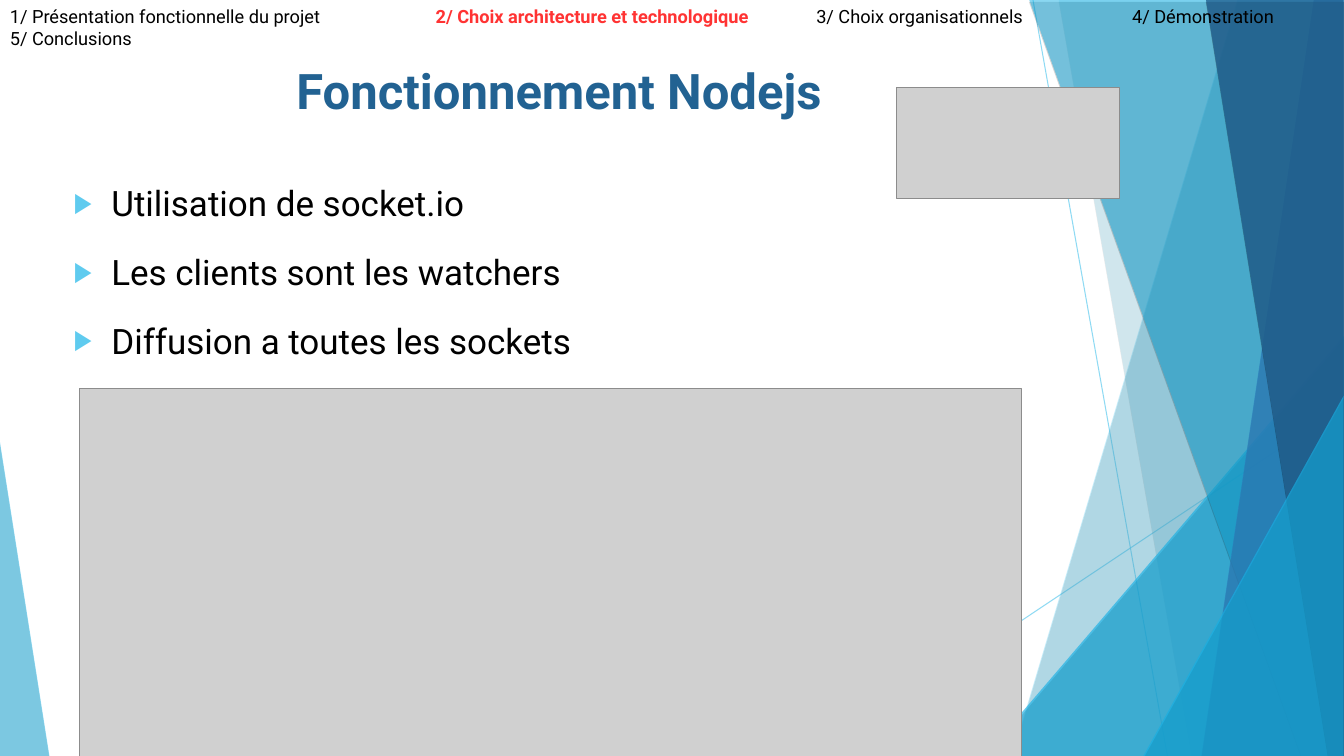
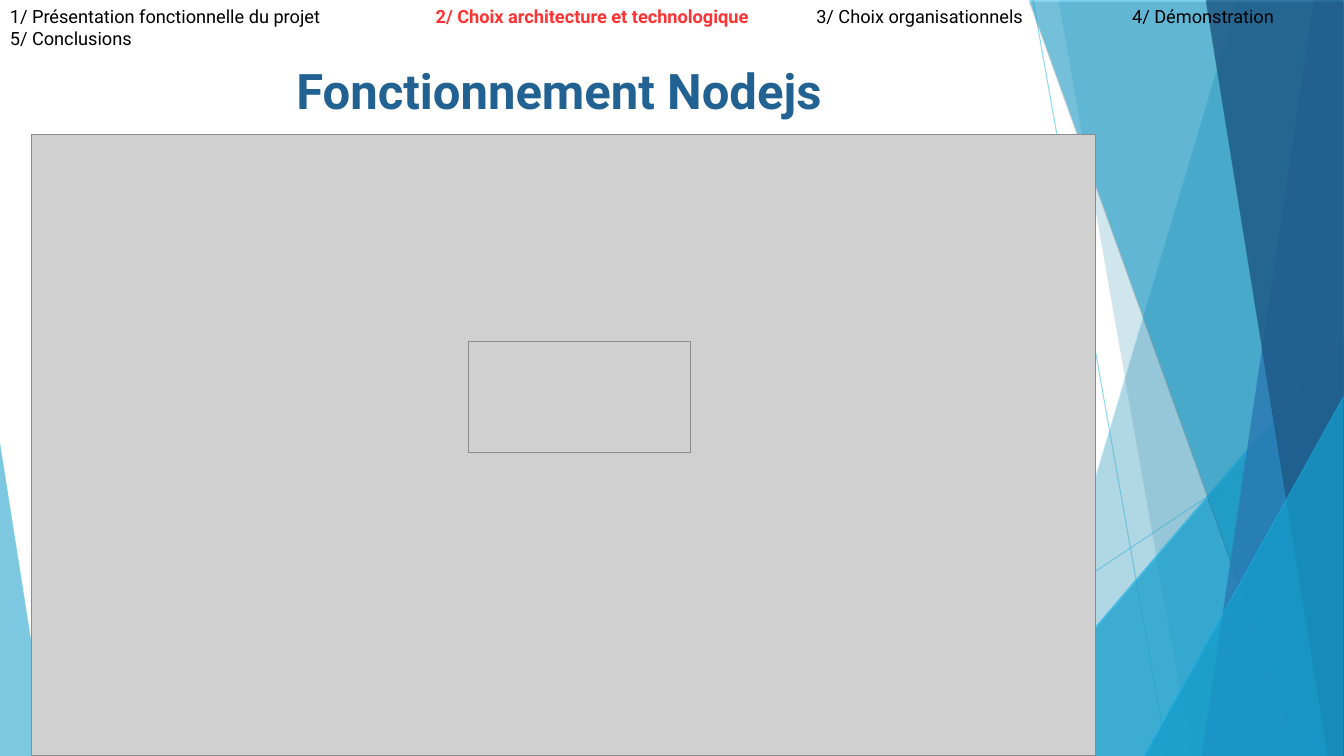
Before and after one commit to ComeBurguburu/AmbianceShowRoom, a slide deck: slide 11 of docs/Presentation orale.odp. Drawn at 1344x756 pixels with LibreOffice and Linux fonts; fonts in the diff are those of the drawing; grey boxes stand for pictures. Boxes give left, top, right and bottom in pixels: in the first picture for what was removed or moved away, otherwise in the second. Text is boxed around its words. In the diff, an @@ line names an element or a change of style, - is before the commit and + after.

```diff
--- a/docs/Presentation orale.odp
+++ b/docs/Presentation orale.odp
@@ picture: place and size @@
-picture at [80, 389, 1021, 756]
+picture at [31, 135, 1095, 756]
@@ text at [111, 189, 571, 355]: paragraphs removed @@
-▶ Utilisation de socket.io
-▶ Les clients sont les watchers
-▶ Diffusion a toutes les sockets
@@ picture: place and size @@
-picture at [897, 88, 1120, 199]
+picture at [469, 342, 692, 453]
```
Also in this commit, not shown: 13 other slides changed, 3 other files.
